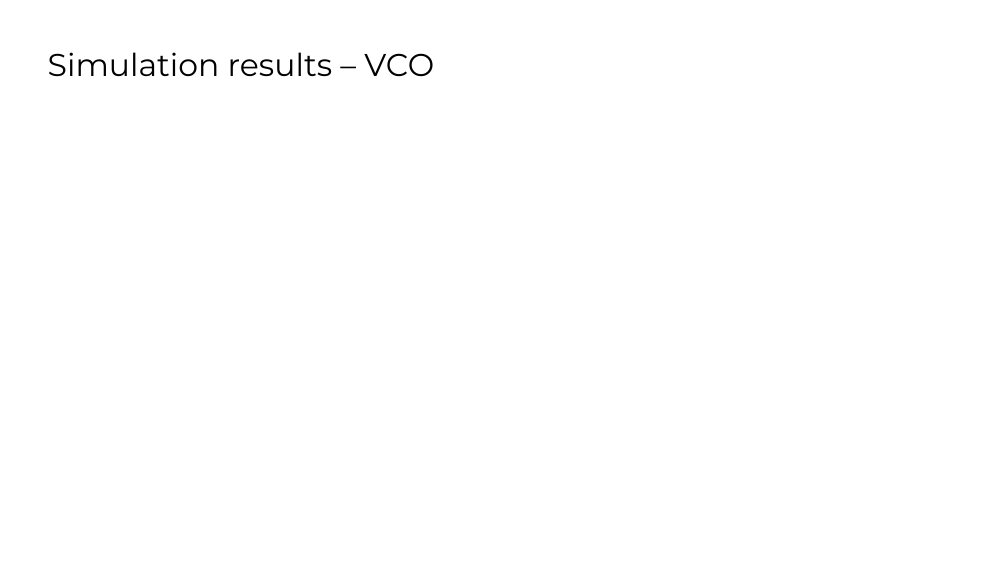
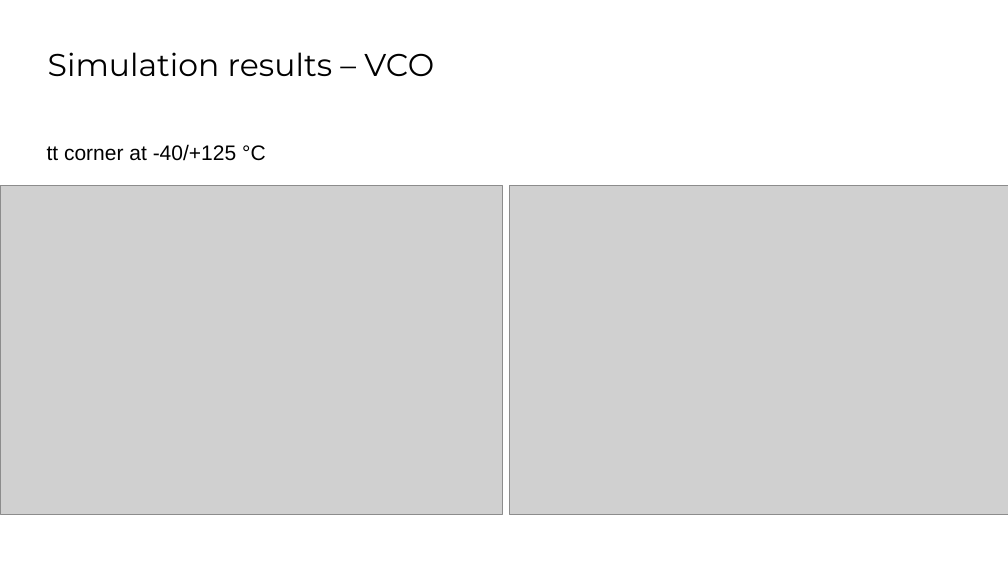
Before and after one commit to iic-jku/SKY130_PLL1, a slide deck: slide 11 of PICO Contest/Design_Review.pptx. Drawn at 1008x567 pixels with LibreOffice and Linux fonts; fonts in the diff are those of the drawing; grey boxes stand for pictures; background and template pictures are left out. Boxes give left, top, right and bottom in pixels: in the first picture for what was removed or moved away, otherwise in the second. Text is boxed around its words. In the diff, an @@ line names an element or a change of style, - is before the commit and + after.

```diff
--- a/PICO Contest/Design_Review.pptx
+++ b/PICO Contest/Design_Review.pptx
@@ text added at bbox=[47, 144, 266, 161], 20 pt, text #000000 @@
+tt corner at -40/+125 °C
@@ picture added at bbox=[0, 186, 503, 514] @@
@@ picture added at bbox=[510, 186, 1008, 514] @@
```
Also in this commit, not shown: 8 other slides changed.
